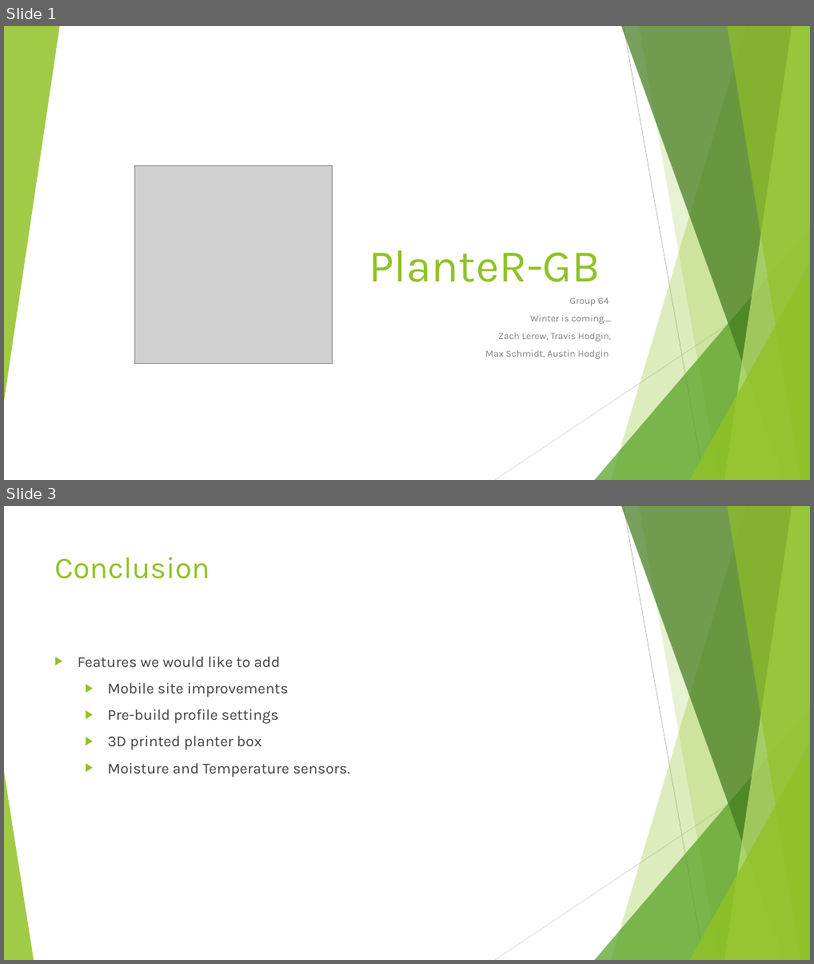
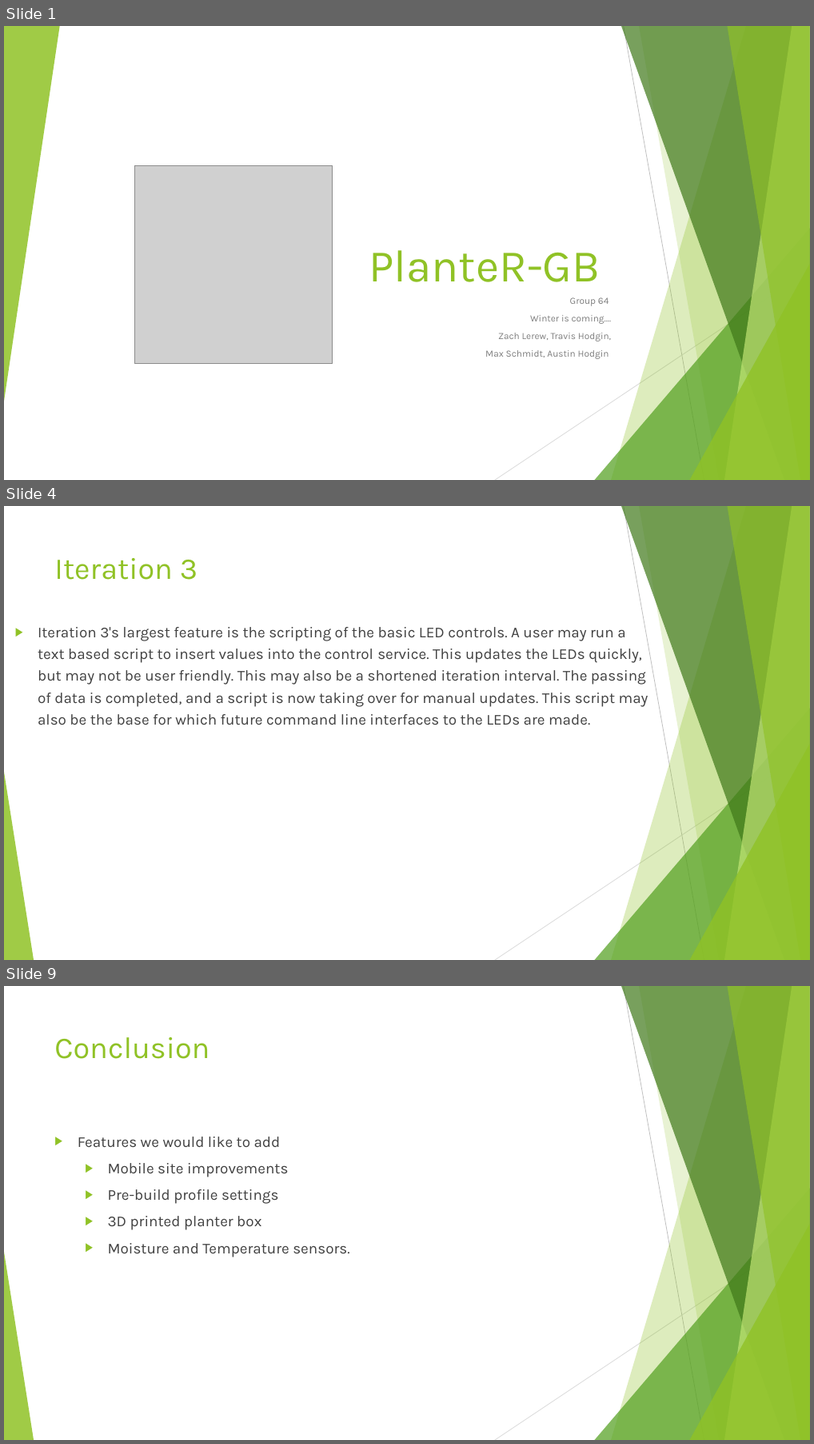
Before and after one commit to HodginAustin/Winter-Is-Coming, a slide deck: Documents/PresentationSpring/Spring Presentation.pptx. Shown one above the other, each under a label of ours: slides 1 and 3 before the commit, slides 1, 4 and 9 after it; the slides between them are not shown. The pictures are 814x964 and 814x1444 pixels, drawn with LibreOffice and Linux fonts; fonts in the diff are those of the drawing; grey boxes stand for pictures. Boxes give left, top, right and bottom in pixels: in the first picture for what was removed or moved away, otherwise in the second. Text is boxed around its words. In the diff, an @@ line names an element or a change of style, - is before the commit and + after.

```diff
--- a/Documents/PresentationSpring/Spring Presentation.pptx
+++ b/Documents/PresentationSpring/Spring Presentation.pptx
@@ slide 4 added at bbox=[4, 506, 810, 960], background #FFFFFF; not listed: 10 template elements that a slide beside it also shows @@
@@ text added at bbox=[54, 558, 198, 580], 36 pt, text #90C226 @@
+Iteration 3
@@ text added at bbox=[38, 627, 649, 724], 18 pt, text #404040 @@
+▶ Iteration 3's largest feature is the scripting of the basic LED controls. A user may run a text based script to insert values into the control service. This updates the LEDs quickly, but may not be user friendly. This may also be a shortened iteration interval. The passing of data is completed, and a script is now taking over for manual updates. This script may also be the base for which future command line interfaces to the LEDs are made.
@@ what was slide 3 is now slide 9 @@
```
Also in this commit, not shown: 6 other slides added, 1 slide removed.
